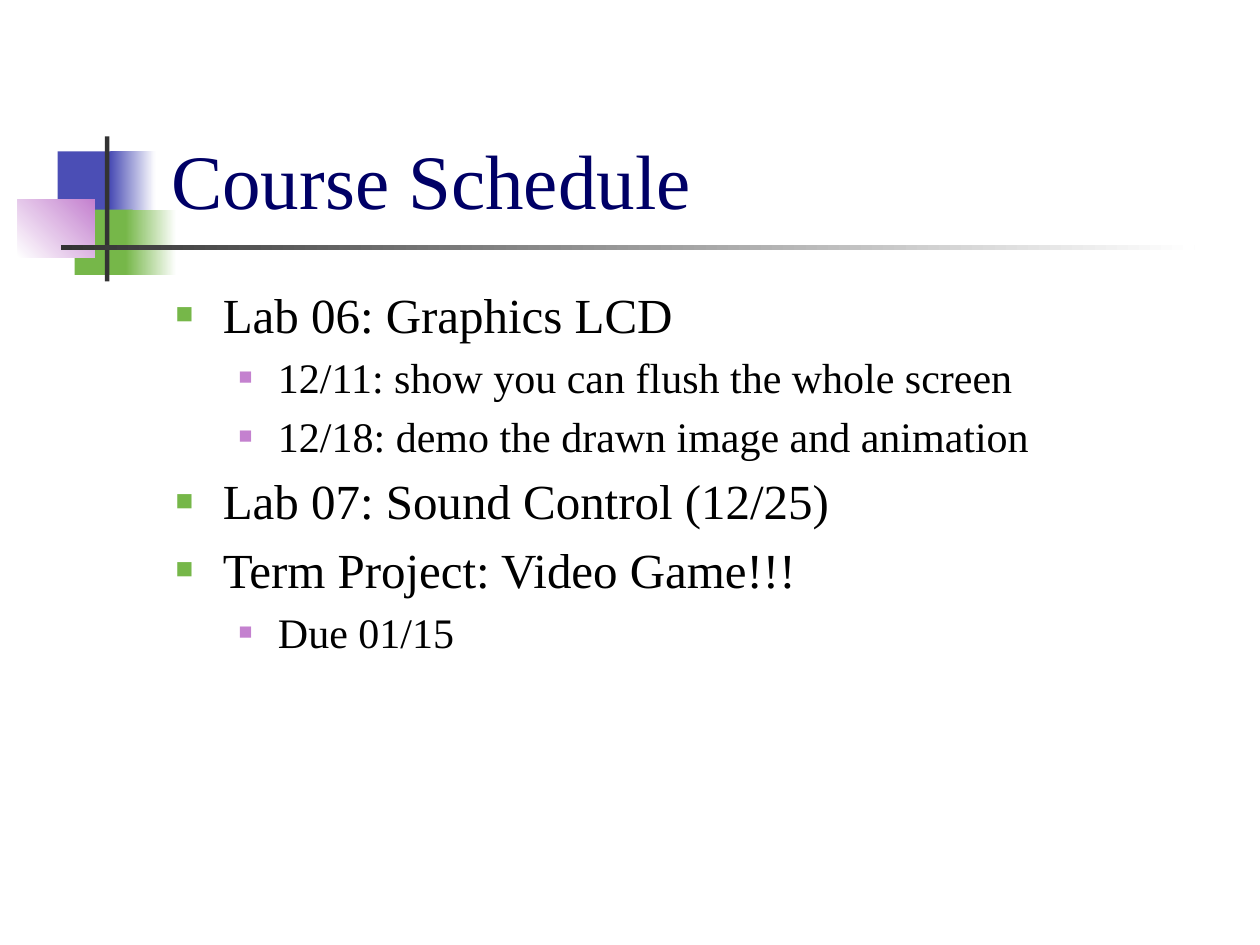
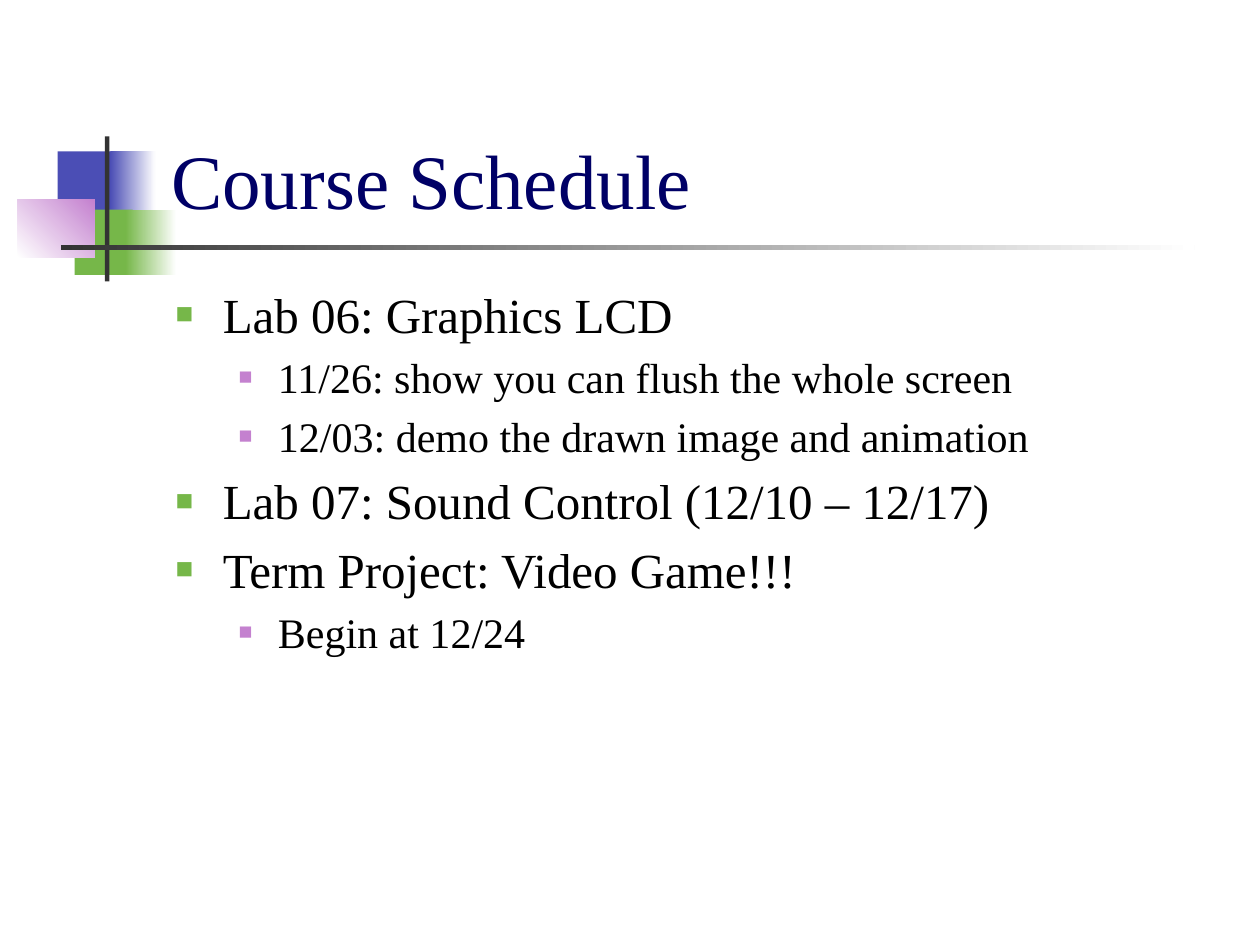
Before and after one commit to CGUSystemCourses/MicroProcessorsLab-2015, a slide deck: slide 4 of Labs/Lab06-Graphics_LCD/Lab06-Graphics_LCD.pptx. Drawn at 1260x945 pixels with LibreOffice and Linux fonts; fonts in the diff are those of the drawing. Boxes give left, top, right and bottom in pixels: in the first picture for what was removed or moved away, otherwise in the second. Text is boxed around its words. In the diff, an @@ line names an element or a change of style, - is before the commit and + after.

Commit message:
review before class

```diff
--- a/Labs/Lab06-Graphics_LCD/Lab06-Graphics_LCD.pptx
+++ b/Labs/Lab06-Graphics_LCD/Lab06-Graphics_LCD.pptx
@@ text at (223,363,1029,529): text changed @@
-  ■ 12/11: show you can flush the whole screen
-  ■ 12/18: demo the drawn image and animation
-■ Lab 07: Sound Control (12/25)
+  ■ 11/26: show you can flush the whole screen
+  ■ 12/03: demo the drawn image and animation
+■ Lab 07: Sound Control (12/10 – 12/17)
@@ text at (278,620,525,657): text changed @@
-  ■ Due 01/15
+  ■ Begin at 12/24
```
